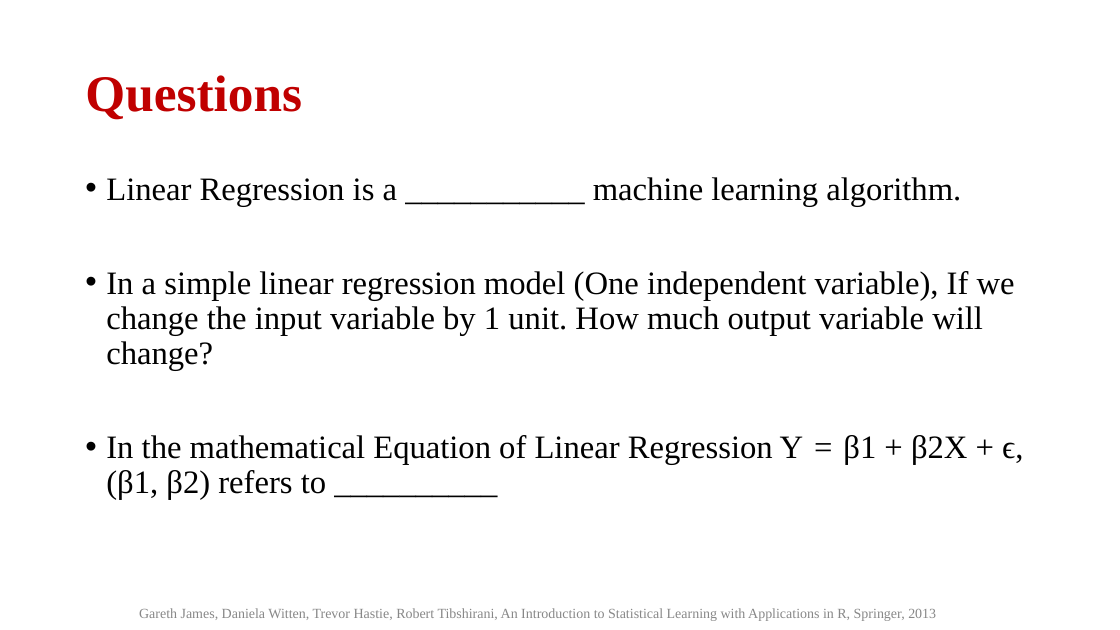
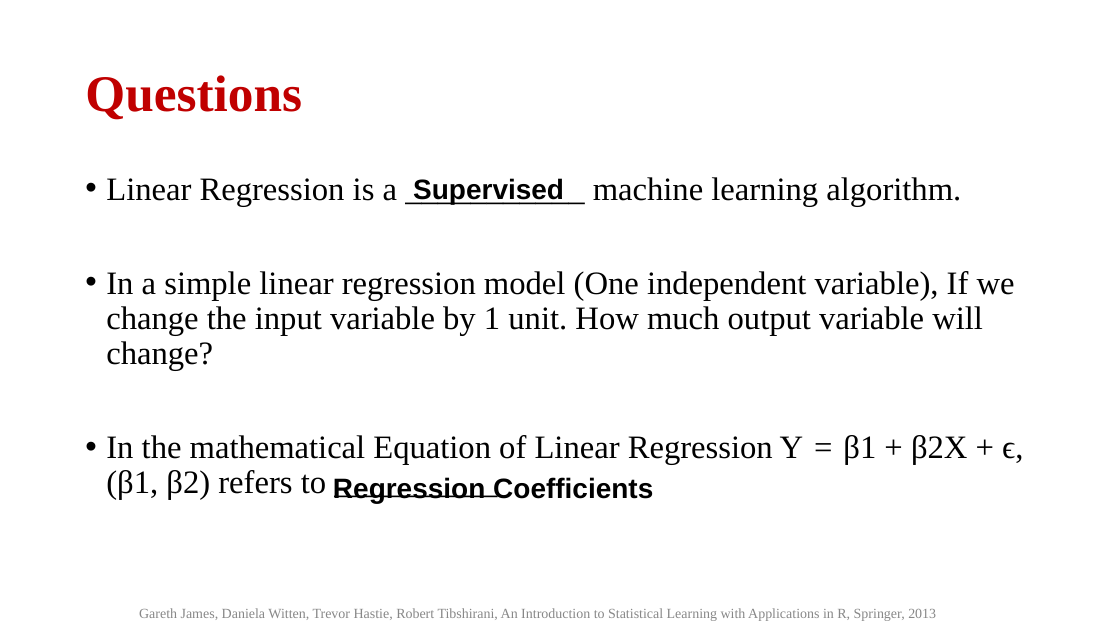
Before and after one commit to skysumitkumar/Du_Mca, a slide deck: slide 47 of 3rd_semester/Data_Science_with_python/PPT/Unit_3/2 Linear Regression.pptx (slide 40 before the commit). Drawn at 1120x630 pixels with LibreOffice and Linux fonts; fonts in the diff are those of the drawing. Boxes give left, top, right and bottom in pixels: in the first picture for what was removed or moved away, otherwise in the second. Text is boxed around its words. In the diff, an @@ line names an element or a change of style, - is before the commit and + after.

```diff
--- a/3rd_semester/Data_Science_with_python/PPT/Unit_3/2 Linear Regression.pptx
+++ b/3rd_semester/Data_Science_with_python/PPT/Unit_3/2 Linear Regression.pptx
@@ text added at [413,178,564,204], 24 pt, text #000000, bold @@
+Supervised
@@ text added at [333,477,653,503], 24 pt, text #000000, bold @@
+Regression Coefficients
```
Also in this commit, not shown: 3 other slides changed, 9 slides added, 7 other files.
